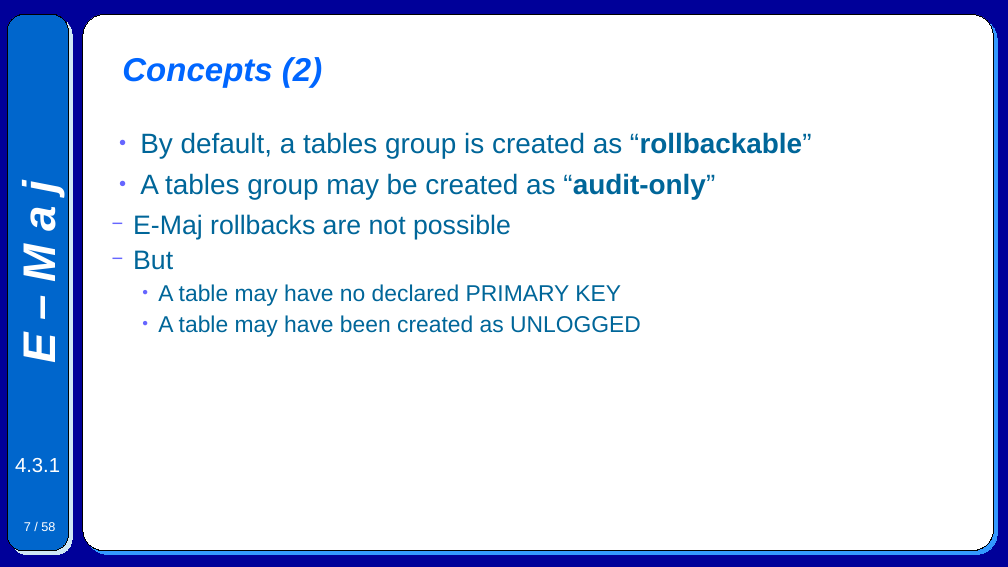
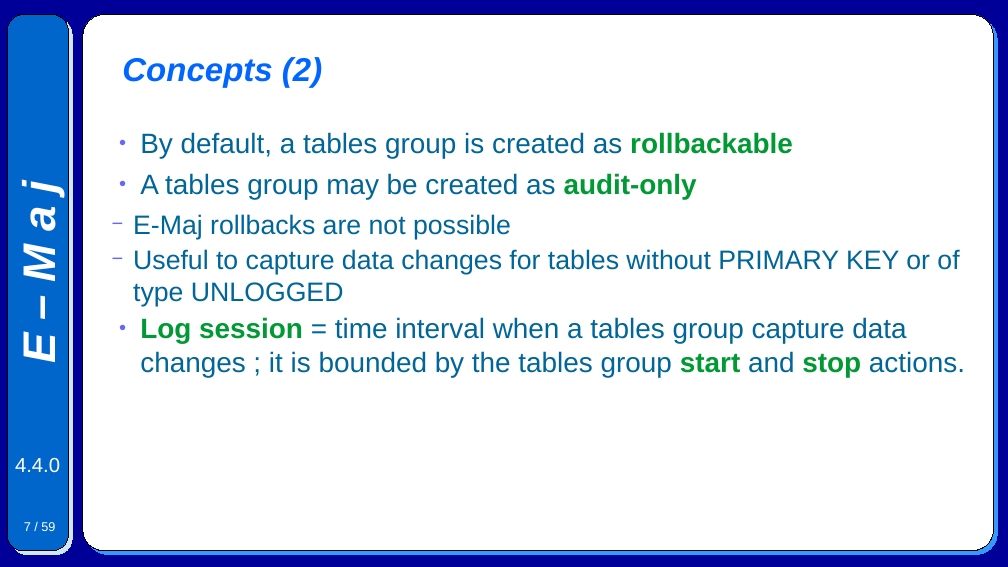
Before and after one commit to beaud76/emaj_doc, a slide deck: slide 7 of Emaj.devel_pres_en.odp. Drawn at 1008x567 pixels with LibreOffice and Linux fonts; fonts in the diff are those of the drawing. Boxes give left, top, right and bottom in pixels: in the first picture for what was removed or moved away, otherwise in the second. Text is boxed around its words. In the diff, an @@ line names an element or a change of style, - is before the commit and + after.

```diff
--- a/Emaj.devel_pres_en.odp
+++ b/Emaj.devel_pres_en.odp
@@ text at bbox=[140, 132, 793, 199]: text changed @@
-● By default, a tables group is created as “rollbackable”
-● A tables group may be created as “audit-only”
+● By default, a tables group is created as rollbackable
+● A tables group may be created as audit-only
@@ text at bbox=[133, 249, 965, 377]: text changed; size 18 to 22 pt @@
-  − But
-    ● A table may have no declared PRIMARY KEY
-    ● A table may have been created as UNLOGGED
+  − Useful to capture data changes for tables without PRIMARY KEY or of type UNLOGGED
+● Log session = time interval when a tables group capture data changes ; it is bounded by the tables group start and stop actions.
@@ text at bbox=[15, 458, 60, 473]: text changed @@
-4.3.1
+4.4.0
```
Also in this commit, not shown: 53 other slides changed, 1 slide added, 45 other files.
